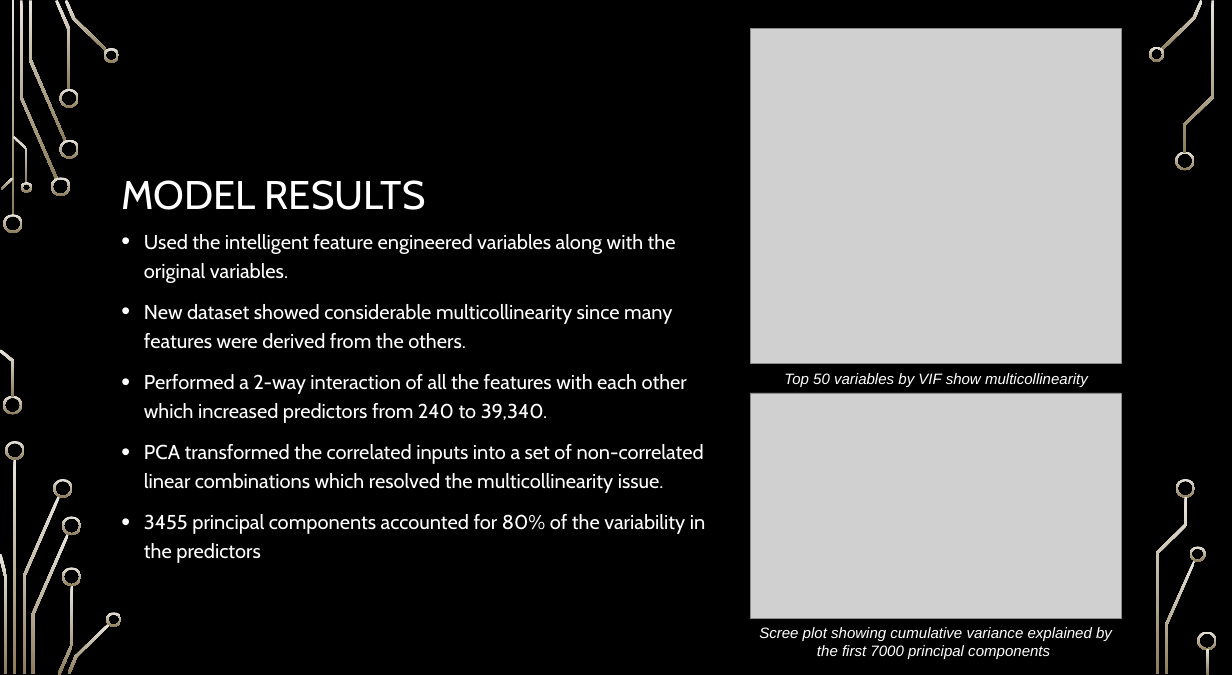
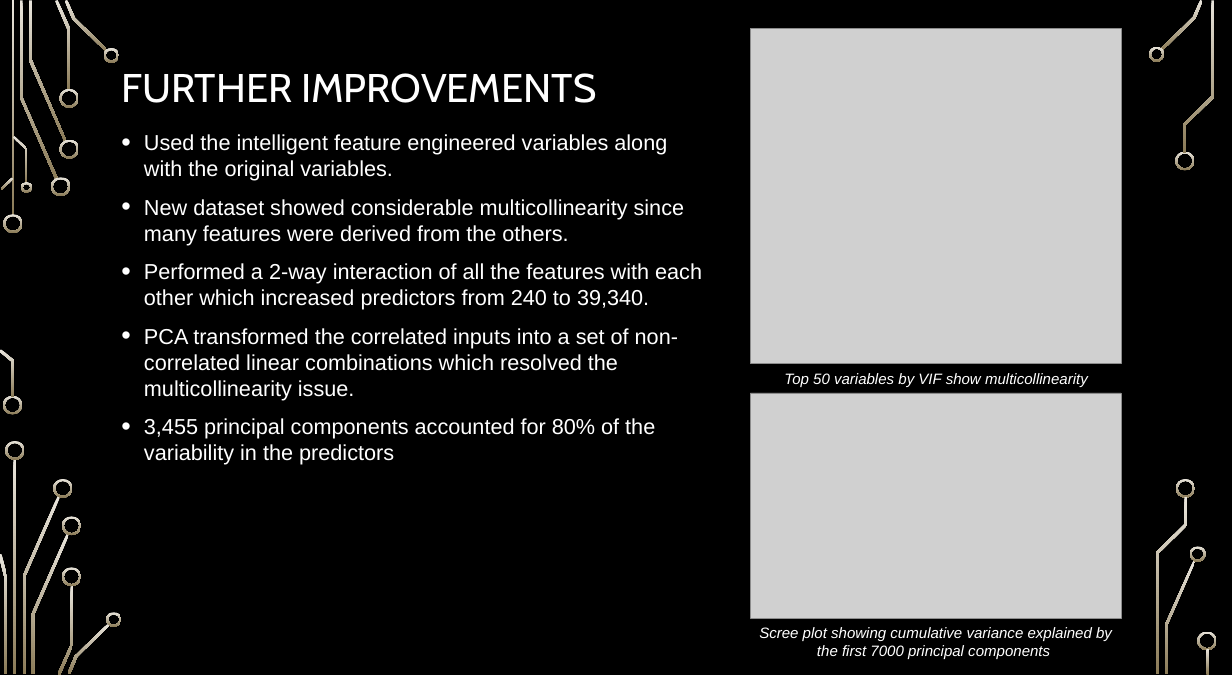
Before and after one commit to ngupta23/PredictingPerformanceIntegratedCircuits, a slide deck: slide 12 of Presentation/MSDS6372_Project2_Presentation.pptx (slide 11 before the commit). Drawn at 1232x675 pixels with LibreOffice and Linux fonts; fonts in the diff are those of the drawing; grey boxes stand for pictures; background and template pictures are left out. Boxes give left, top, right and bottom in pixels: in the first picture for what was removed or moved away, otherwise in the second. Text is boxed around its words. In the diff, an @@ line names an element or a change of style, - is before the commit and + after.

```diff
--- a/Presentation/MSDS6372_Project2_Presentation.pptx
+++ b/Presentation/MSDS6372_Project2_Presentation.pptx
@@ title at (x1=121, y1=73, x2=596, y2=103): text changed @@
-MODEL RESULTS
+FURTHER IMPROVEMENTS
@@ text "Used the intelligent feature engineered ..." moved from (x1=144, y1=234, x2=705, y2=563) to (x1=144, y1=134, x2=702, y2=465) @@
@@ text at (x1=144, y1=134, x2=702, y2=400): size 23.9 to 25.9 pt, font Cabin to Arial in "Used the intelligent feature engineered variables along ...", "New dataset showed considerable multicollinearity since many ...", "Performed a 2-way interaction of all the ...", "PCA transformed the correlated inputs into a ..."; line spacing 1.2 to 1 @@
@@ text at (x1=144, y1=418, x2=655, y2=465): text changed; size 23.9 to 25.9 pt; font Cabin to Arial @@
-• 3455 principal components accounted for 80% of the variability in the predictors
+• 3,455 principal components accounted for 80% of the variability in the predictors
```
Also in this commit, not shown: 10 other slides changed, 1 slide added.
